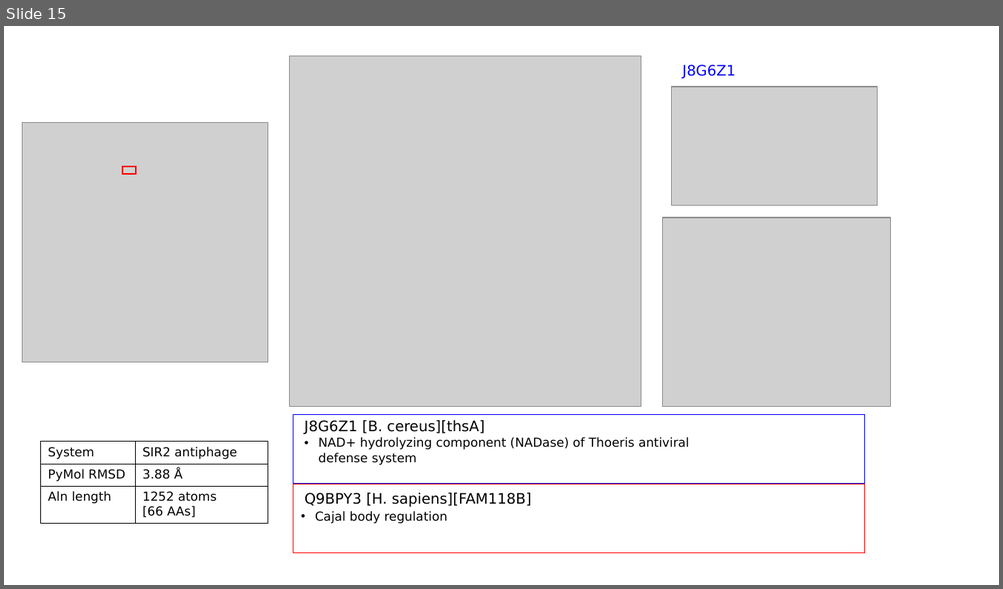
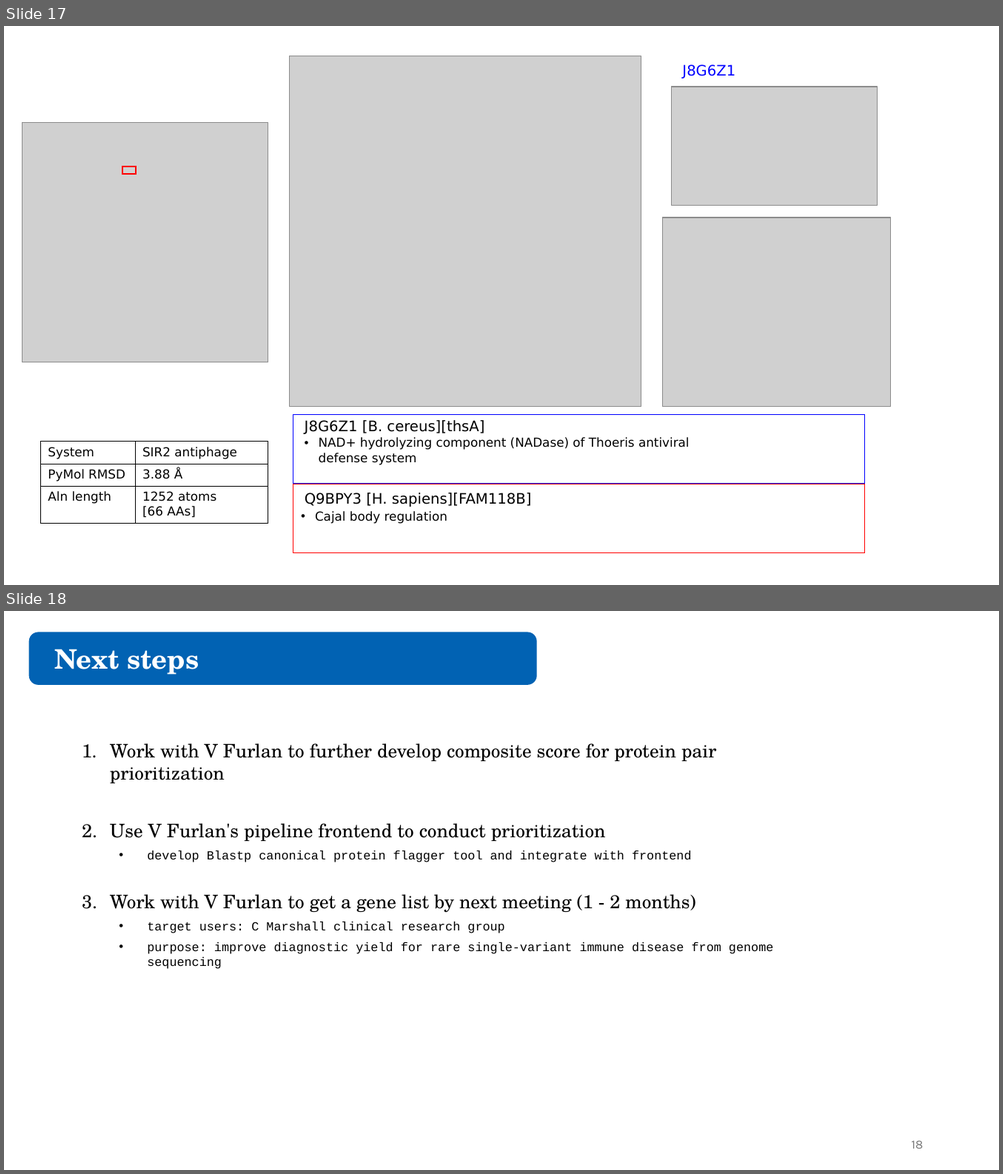
Before and after one commit to juliandeanmoran/BISSH, a slide deck: reports/2026-04-10_projectUpdate_2_jmoran.pptx. Shown one above the other, each under a label of ours: slide 15 before the commit, slides 17 and 18 after it. The pictures are 1003x589 and 1003x1174 pixels, drawn with LibreOffice and Linux fonts; fonts in the diff are those of the drawing; grey boxes stand for pictures. Boxes give left, top, right and bottom in pixels: in the first picture for what was removed or moved away, otherwise in the second. Text is boxed around its words. In the diff, an @@ line names an element or a change of style, - is before the commit and + after.

```diff
--- a/reports/2026-04-10_projectUpdate_2_jmoran.pptx
+++ b/reports/2026-04-10_projectUpdate_2_jmoran.pptx
@@ slide 18 added at [4,611,999,1170], background #FFFFFF @@
@@ rounded rectangle added at [29,632,536,684], fill #0162B3, outline #0162B3 1.5 pt @@
@@ text added at [54,649,199,675], 26 pt, text #FFFFFF, bold @@
+Next steps
@@ text added at [110,743,773,954], 12 pt, text #000000 @@
+1. Work with V Furlan to further develop composite score for protein pair prioritization
+2. Use V Furlan's pipeline frontend to conduct prioritization
+  • develop Blastp canonical protein flagger tool and integrate with frontend
+3. Work with V Furlan to get a gene list by next meeting (1 - 2 months)
+  • target users: C Marshall clinical research group
+  • purpose: improve diagnostic yield for rare single-variant immune disease from genome sequencing
@@ page number added at [911,1141,923,1149], 12 pt, text #797979 @@
+18
@@ what was slide 15 is now slide 17 @@
```
Also in this commit, not shown: 5 slides changed, 2 other slides added, 1 other file.
